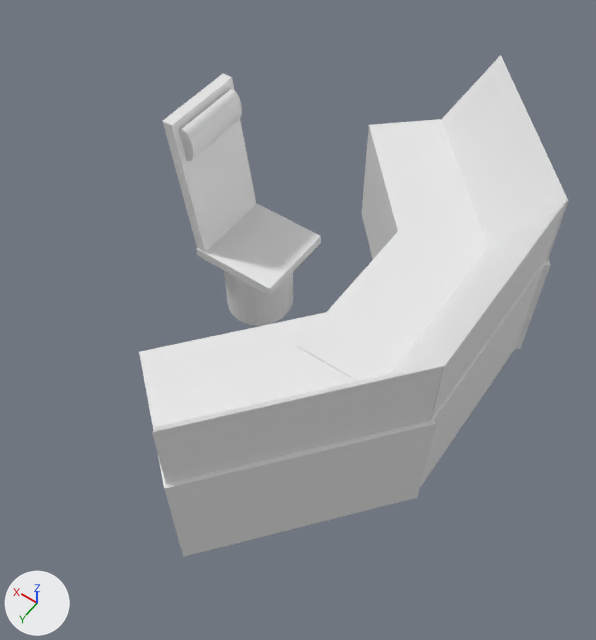
A saved change to the Blender file Assets/3DModels/Maps/BridgeConsole.blend.
Camera for both pictures: a 50 mm lens placed at (-2.7, 6.81, 10.89), pointed at (1.62, 0.76, 1.39). The axes (+X, +Y, +Z) are drawn at lower left. The lights are the same throughout.
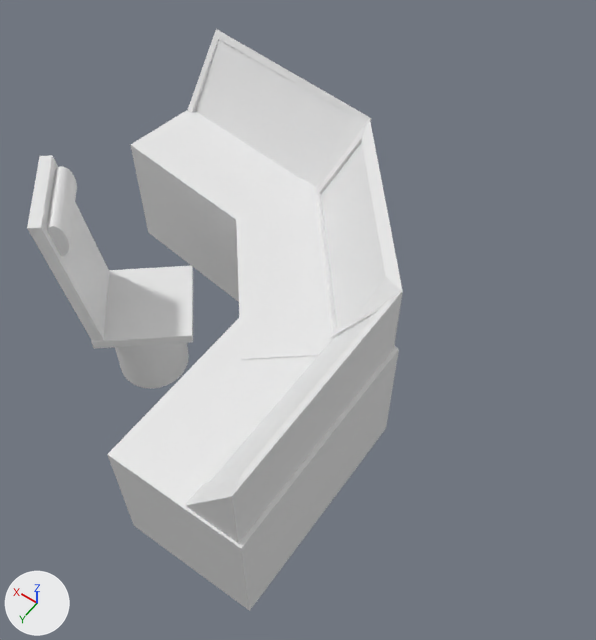
Where the newer file only moved an object's origin or applied its transform, the numbers keep the older frame.

Pixel boxes (x1, y1, x2, y2) of what changed, in the pictures (596 x 640 px):
'Cube.002', reshaped, turned: before (152, 366, 443, 483); after (107, 29, 403, 611)
'Cube.003', reshaped: before (139, 312, 436, 557); after (321, 142, 391, 327)
'Cube', reshaped: before (297, 200, 549, 487); after (210, 313, 376, 482)
'Cube.001', reshaped, moved, turned, rescaled: before (390, 200, 567, 420); after (196, 40, 349, 187)
'Cube.007', moved, turned: before (162, 74, 256, 252); after (27, 155, 109, 341)
'Cube.005', deleted: before (441, 55, 568, 261)
'Cube.006', moved, turned: before (196, 203, 321, 296); after (92, 266, 193, 349)
'Cube.004', deleted: before (362, 119, 551, 349)
'Cylinder', moved, turned: before (224, 271, 293, 326); after (115, 343, 189, 388)
'Cylinder.001', moved, turned: before (179, 89, 242, 161); after (47, 166, 77, 256)
part 1 of me_cube_002, added: after (107, 318, 399, 611)
part 2 of me_cube_002, added: after (316, 118, 403, 349)
part 3 of me_cube_002, added: after (187, 29, 371, 191)
part 4 of me_cube_002, added: after (131, 110, 401, 506)

Edits to the bpy script that builds the scene:
```text
Change me_cube:
    used by ob_cube; location = (0.0, 0.0, 1.23); scale = (1.0, 1.66, 1.01)
    remove me_cube.from_pydata(...)  # 8 vertices, 6 faces; spans x -1.0..1.0, y -1.0..1.0, z -1.0..1.0
    remove me_cube.materials.append(mat_material)  # white #e7e7e7
    add me_cube.from_pydata(...)  # 8 vertices, 6 faces; spans x -0.03..0.69, y 0.77..2.39, z 0.94..2.04
    me_cube part 5: the whole mesh is rebuilt
Change me_cube_001:
    where me_cube_001.from_pydata(...)  # 8 vertices, 6 faces; spans x -0.44..0.44, y -0.98..0.98, z -1.9..0.58
    used by ob_cube_001; location = (-0.54, 0.0, 2.81); scale = (1.0, 1.66, 1.0)
    me_cube_001 part 6
    me_cube_001.vertices[0].co: (-0.44, -0.98, -0.57) -> (-1.27, -0.6, -0.05)  # pixel (546, 259) -> not seen
    me_cube_001.vertices[1].co: (-0.44, -0.98, 0.58) -> (-1.27, -0.6, 0.05)  # pixel (567, 199) -> not seen
    me_cube_001.vertices[2].co: (-0.44, 0.98, -0.57) -> (-1.26, 0.5, -0.03)  # pixel (431, 420) -> not seen
    me_cube_001.vertices[3].co: (-0.44, 0.98, 0.58) -> (-1.26, 0.6, 0.05)  # pixel (444, 366) -> pixel (217, 35)
    me_cube_001.vertices[4].co: (0.44, -0.98, -1.9) -> (1.27, -0.6, -0.05)
    me_cube_001.vertices[5].co: (0.44, -0.98, -0.75) -> (1.27, -0.6, 0.05)
    me_cube_001.vertices[6].co: (0.44, 0.98, -1.9) -> (1.27, 0.5, -0.03)
    me_cube_001.vertices[7].co: (0.44, 0.98, -0.75) -> (1.27, 0.6, 0.05)  # not seen -> pixel (351, 112)
Change me_cube_002:
    used by ob_cube_002; location = (0.4, 2.59, 2.81); rotation_euler = (0.0, 0.0, -0.689), in degrees (0, 0, -39); scale = (1.0, 1.66, 1.0)
    remove me_cube_002.from_pydata(...)  # 8 vertices, 6 faces; spans x -0.44..0.44, y -0.98..0.98, z -1.9..0.58
    add me_cube_002.from_pydata(...)  # 72 vertices, 60 faces; spans x -0.5..5.07, y -2.78..0.99, z -2.59..0.58
    me_cube_002 part 1: a new loose piece, a box spanning x -0.5..1.5, y -1.01..0.99, z -2.58..-0.58, in mat_material_001 (white #e7e7e7)
    me_cube_002 part 2: a new loose piece of 16 vertices spanning x -0.45..2.29, y -2.49..-0.64, z -1.9..0.58, in mat_material (white #e7e7e7)
    me_cube_002 part 3: a new loose piece of 16 vertices spanning x 1.58..4.91, y -2.76..-1.96, z -1.9..0.58, in mat_material_002 (white #e7e7e7)
    me_cube_002 part 4: 24 vertices added at x -0.49..5.07, y -2.78..0.78, z -2.59..0.5
    add me_cube_002.materials.append(mat_material)  # white #e7e7e7
    add me_cube_002.materials.append(mat_material_001)  # white #e7e7e7
    add me_cube_002.materials.append(mat_material_002)  # white #e7e7e7
Change me_cube_003:
    used by ob_cube_003; location = (0.78, 2.27, 1.23); rotation_euler = (0.0, 0.0, -0.689), in degrees (0, 0, -39); scale = (1.0, 1.66, 1.0)
    remove me_cube_003.from_pydata(...)  # 8 vertices, 6 faces; spans x -1.0..1.0, y -1.0..1.0, z -1.0..1.0
    remove me_cube_003.materials.append(mat_material_001)  # white #e7e7e7
    add me_cube_003.from_pydata(...)  # 8 vertices, 6 faces; spans x 0.49..3.25, y -1.26..-0.53, z 0.96..2.1
    me_cube_003 part 7: the whole mesh is rebuilt
Change ob_cube_001:
    ob_cube_001.location: (-0.54, 0.0, 2.81) -> (3.77, -1.47, 2.73)
    ob_cube_001.rotation_euler: (0.0, 0.0, 0.0) -> (1.016, 0.0, 3.006)  # degrees (0, 0, 0) -> degrees (58, 0, 172)
    ob_cube_001.scale: (1.0, 1.66, 1.0) -> (1.12, 1.07, 1.03)
Change ob_cube_002:
    ob_cube_002.rotation_euler: (0.0, 0.0, -0.689) -> (0.0, 0.0, 0.0)  # degrees (0, 0, -39) -> degrees (0, 0, 0)
Remove ob_cube_004:
    ob_cube_004 = bpy.data.objects.new('Cube.004', me_cube_004)
Remove ob_cube_005:
    ob_cube_005 = bpy.data.objects.new('Cube.005', me_cube_005)
Change ob_cylinder:
    ob_cylinder.location: (2.9, 0.04, 0.85) -> (3.53, 1.97, 0.85)
    ob_cylinder.rotation_euler: (0.0, 0.0, 0.0) -> (0.0, 0.0, 0.697)  # degrees (0, 0, 0) -> degrees (0, 0, 40)
Change ob_cube_006:
    ob_cube_006.location: (2.87, 0.04, 1.57) -> (3.5, 1.95, 1.57)
    ob_cube_006.rotation_euler: (0.0, 0.0, 0.0) -> (0.0, 0.0, 0.697)  # degrees (0, 0, 0) -> degrees (0, 0, 40)
Change ob_cube_007:
    ob_cube_007.location: (3.47, 0.05, 2.78) -> (3.96, 2.35, 2.78)
    ob_cube_007.rotation_euler: (0.0, 0.0, 0.0) -> (0.0, 0.0, 0.697)  # degrees (0, 0, 0) -> degrees (0, 0, 40)
Change ob_cylinder_001:
    ob_cylinder_001.location: (3.62, 0.05, 3.54) -> (4.07, 2.44, 3.54)
    ob_cylinder_001.rotation_euler: (1.571, 0.0, 0.0) -> (1.571, 0.0, 0.697)  # degrees (90, 0, 0) -> degrees (90, 0, 40)
```
